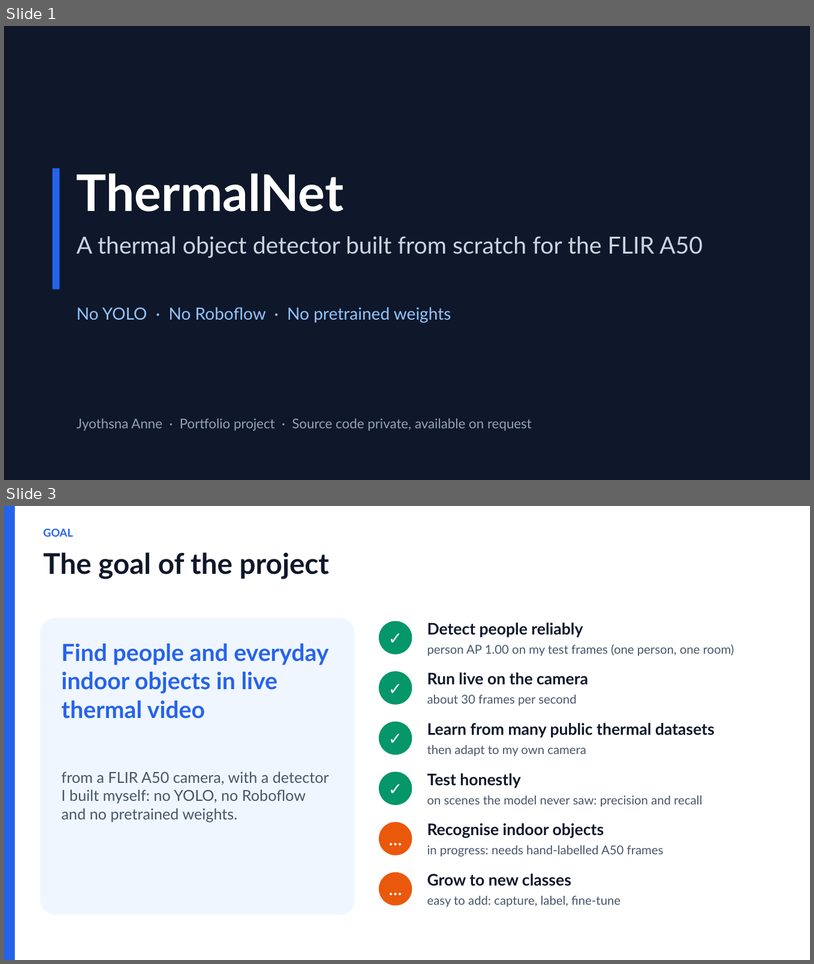
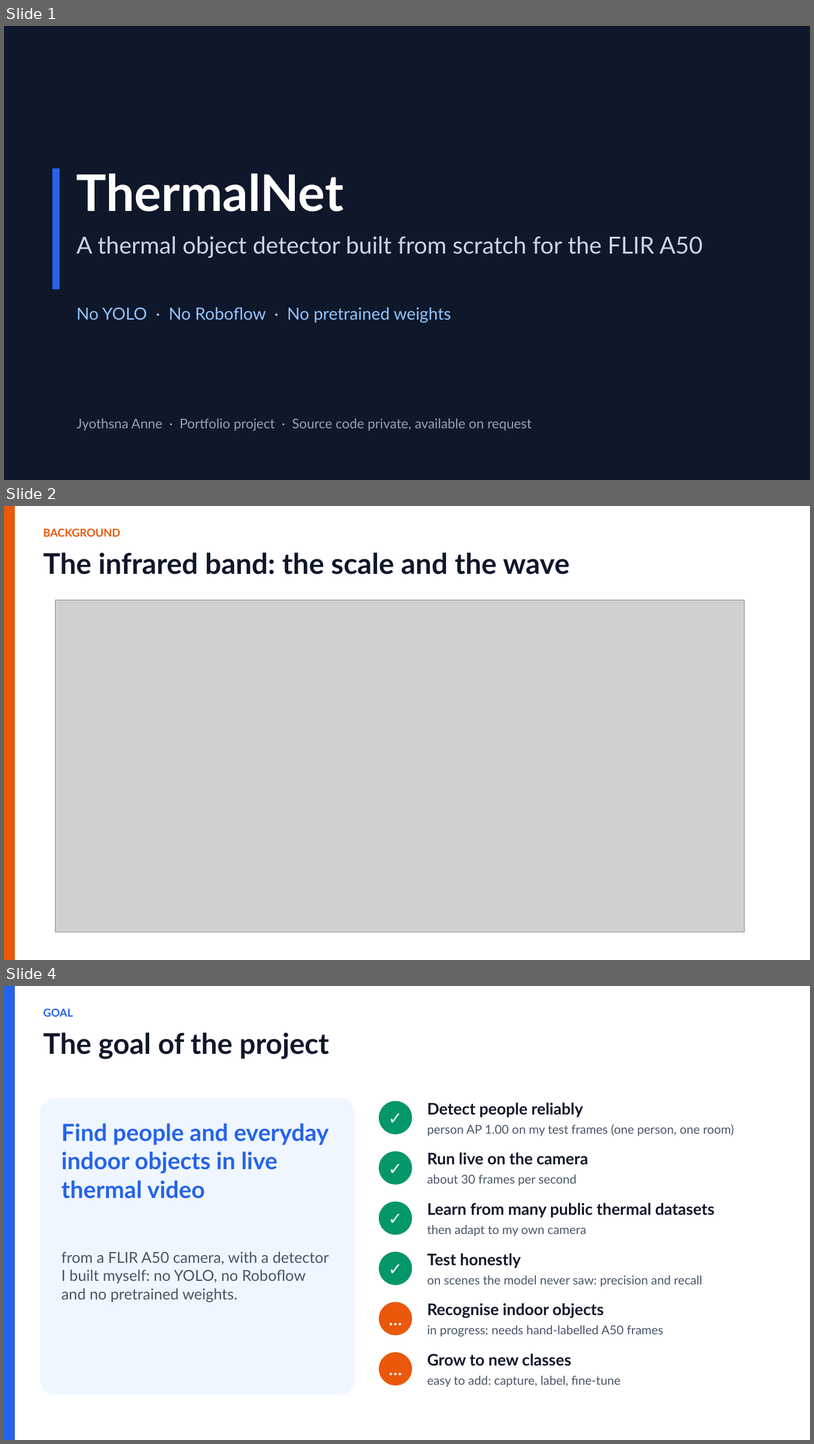
Before and after one commit to jyothsnaanne/ThermalNet-showcase, a slide deck: docs/ThermalNet_Portfolio.pptx. Shown one above the other, each under a label of ours: slides 1 and 3 before the commit, slides 1, 2 and 4 after it; the slides between them are not shown. The pictures are 814x964 and 814x1444 pixels, drawn with LibreOffice and Linux fonts; fonts in the diff are those of the drawing; grey boxes stand for pictures. Boxes give left, top, right and bottom in pixels: in the first picture for what was removed or moved away, otherwise in the second. Text is boxed around its words. In the diff, an @@ line names an element or a change of style, - is before the commit and + after.

```diff
--- a/docs/ThermalNet_Portfolio.pptx
+++ b/docs/ThermalNet_Portfolio.pptx
@@ slide 2 added at [4,506,810,960], background #FFFFFF @@
@@ rectangle added at [4,506,15,960], fill #EA580C @@
@@ text added at [43,528,120,537], 13 pt, text #EA580C, bold @@
+BACKGROUND
@@ text added at [43,552,570,574], 34 pt, text #0F172A, bold @@
+The infrared band: the scale and the wave
@@ picture added at [56,600,745,932] @@
@@ what was slide 3 is now slide 4 @@
```
Also in this commit, not shown: 1 slide changed, 1 other file.
